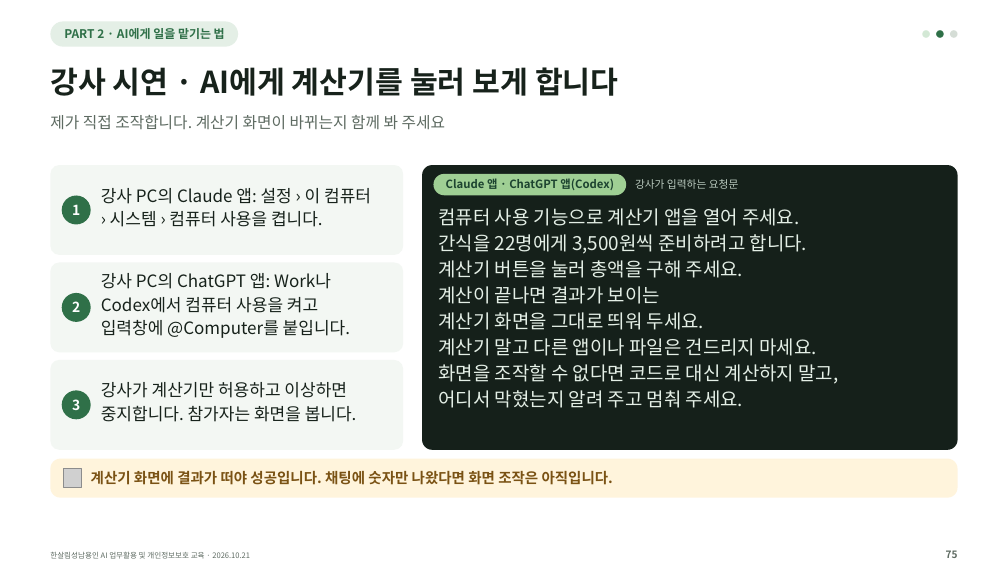
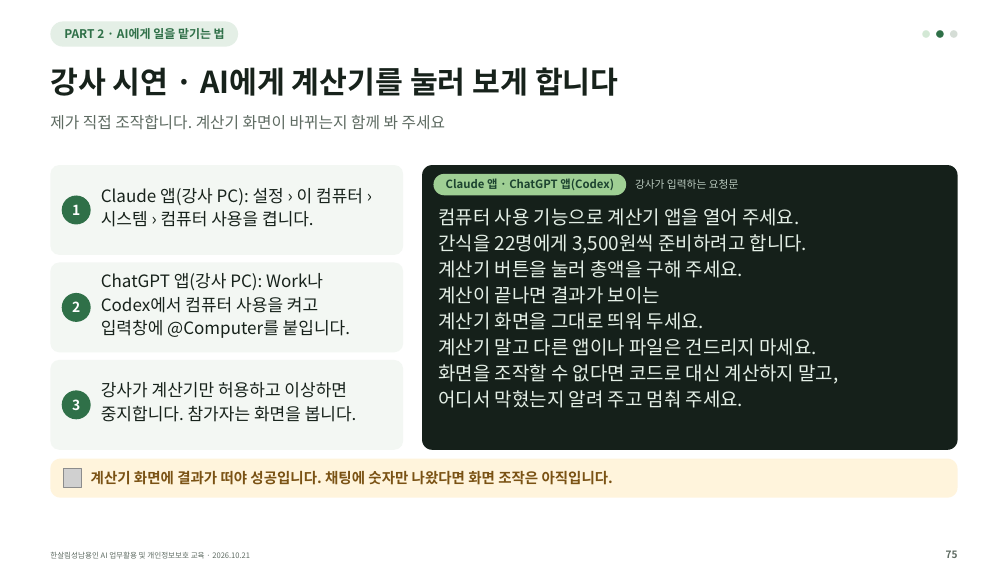
Before and after one commit to kscold/kscold-blog-version-2, a slide deck: slide 75 of apps/web/public/hansalim/files/한살림_AI교육_강의자료.pptx. Drawn at 1008x567 pixels with LibreOffice and Linux fonts; fonts in the diff are those of the drawing; grey boxes stand for pictures. Boxes give left, top, right and bottom in pixels: in the first picture for what was removed or moved away, otherwise in the second. Text is boxed around its words. In the diff, an @@ line names an element or a change of style, - is before the commit and + after.

```diff
--- a/apps/web/public/hansalim/files/한살림_AI교육_강의자료.pptx
+++ b/apps/web/public/hansalim/files/한살림_AI교육_강의자료.pptx
@@ text at bbox=[101, 188, 363, 227]: text changed @@
-강사 PC의 Claude 앱: 설정 › 이 컴퓨터
-› 시스템 › 컴퓨터 사용을 켭니다.
+Claude 앱(강사 PC): 설정 › 이 컴퓨터 ›
+시스템 › 컴퓨터 사용을 켭니다.
@@ text at bbox=[101, 273, 323, 290]: text changed @@
-강사 PC의 ChatGPT 앱: Work나
+ChatGPT 앱(강사 PC): Work나
```
Also in this commit, not shown: 61 other slides changed, 3 other files.
